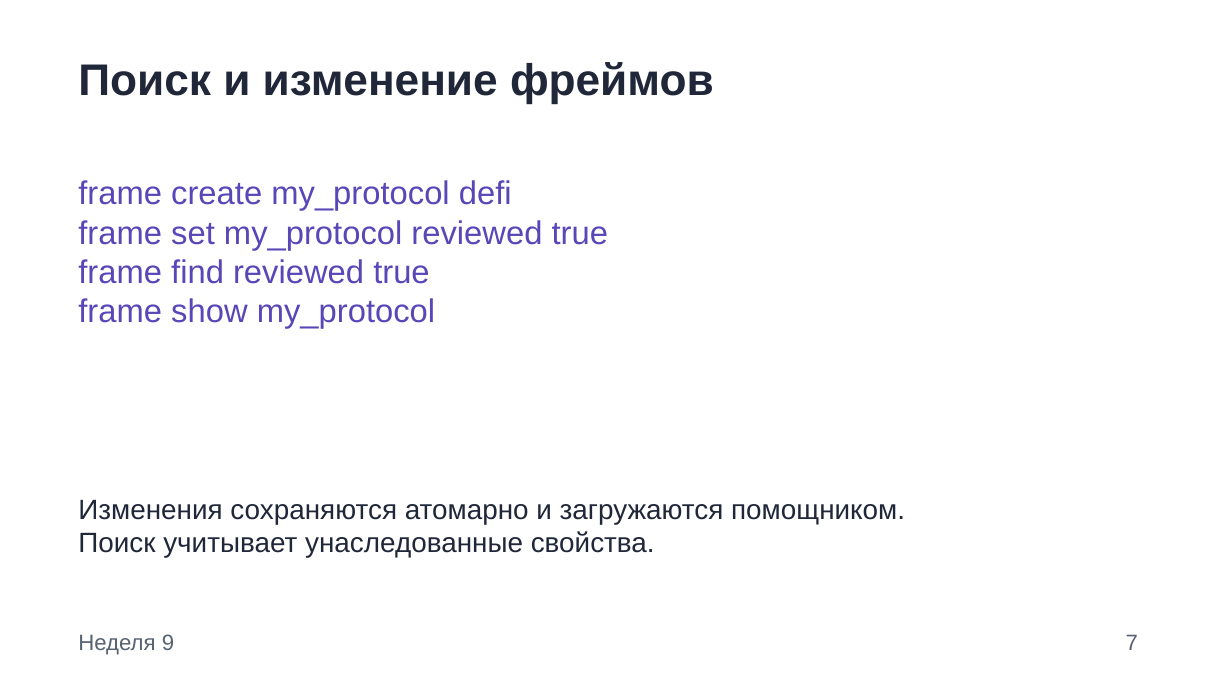
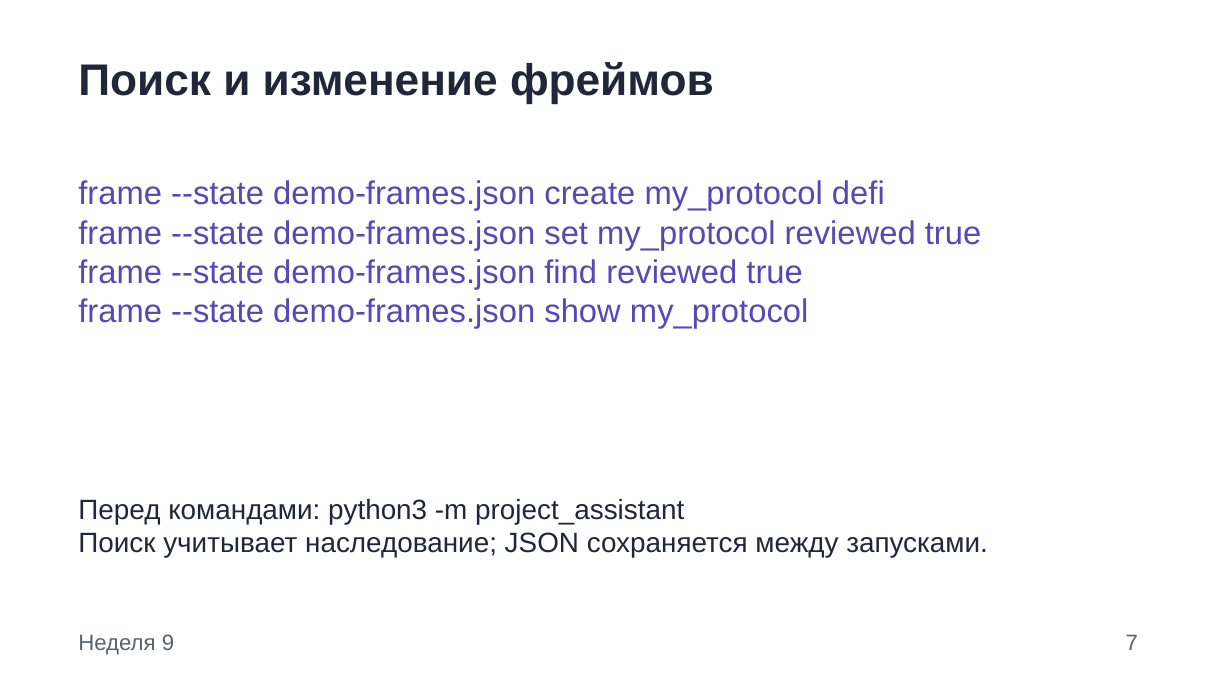
Before and after one commit to OverlordCrowley/SII, a slide deck: slide 7 of crypto-project-assistant/presentation/Cryptoscope_Weeks_04_15_Local_AI.pptx. Drawn at 1232x693 pixels with LibreOffice and Linux fonts; fonts in the diff are those of the drawing. Boxes give left, top, right and bottom in pixels: in the first picture for what was removed or moved away, otherwise in the second. Text is boxed around its words. In the diff, an @@ line names an element or a change of style, - is before the commit and + after.

```diff
--- a/crypto-project-assistant/presentation/Cryptoscope_Weeks_04_15_Local_AI.pptx
+++ b/crypto-project-assistant/presentation/Cryptoscope_Weeks_04_15_Local_AI.pptx
@@ text at bbox=[78, 180, 981, 329]: text changed @@
-frame create my_protocol defi
-frame set my_protocol reviewed true
-frame find reviewed true
-frame show my_protocol
+frame --state demo-frames.json create my_protocol defi
+frame --state demo-frames.json set my_protocol reviewed true
+frame --state demo-frames.json find reviewed true
+frame --state demo-frames.json show my_protocol
@@ text at bbox=[78, 498, 988, 558]: text changed @@
-Изменения сохраняются атомарно и загружаются помощником.
-Поиск учитывает унаследованные свойства.
+Перед командами: python3 -m project_assistant
+Поиск учитывает наследование; JSON сохраняется между запусками.
```
Also in this commit, not shown: 5 other slides changed, 37 other files.
